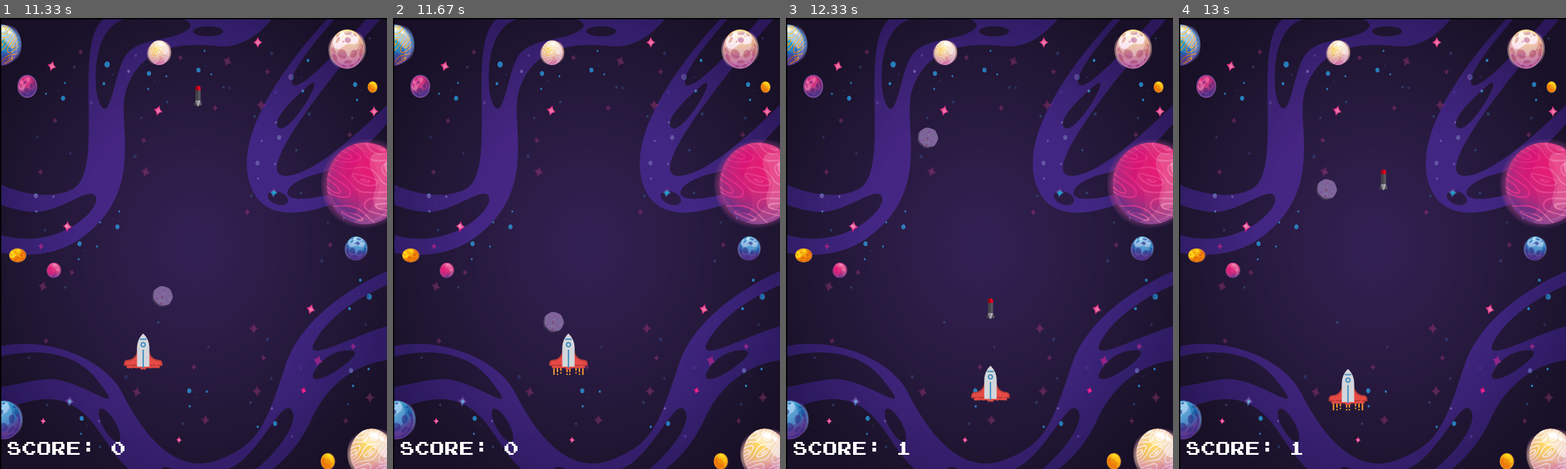
Above: before the commit, frames 1-4 (left to right).
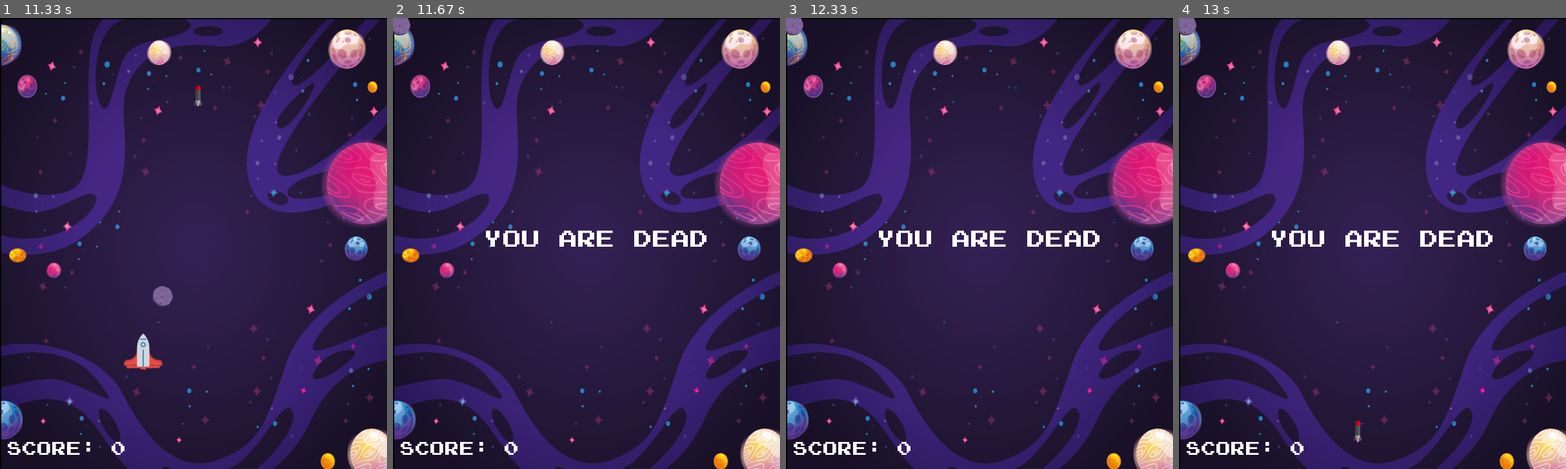
Above: after the commit, the same moments.

Repository: skanderborgi/SimpleGame-Pygame
Game: pygame game, started from main.py
The game is run twice, just before and just after one commit, with the same random seed, the same clock (stepped at 60 frames per second) and the same inputs.
Inputs:
- Up to frame 1 (11.33 s): hold Left 0.33-0.87 s; hold Down 0.9-1.2 s; tap Space at 0.97, 1.3, 1.6, 1.73, 2.13, 2.43, 2.8, 3.2, 3.5, 3.7, 4, 4.2, 4.53, 4.83, 5.03, 5.33, 5.6, 5.93, 6.23, 6.37, 6.77, 7.07, 7.43, 7.83, 8.13, 8.33, 8.63, 8.83, 9.17, 9.47, 9.67, 9.97, 10.23, 10.57, 10.87, 11 s; hold Left 1.23-1.63 s; hold Up 1.67-2.03 s; hold Right 2.07-2.7 s; hold Down 2.73-3.1 s; hold Left 3.13-3.6 s; hold Right 3.63-4.1 s; hold Up 4.13-4.43 s; hold Right 4.47-4.93 s; hold Left 4.97-5.5 s; hold Down 5.53-5.83 s; hold Left 5.87-6.27 s; hold Up 6.3-6.67 s; hold Right 6.7-7.33 s; hold Down 7.37-7.73 s; hold Left 7.77-8.23 s; hold Right 8.27-8.73 s; hold Up 8.77-9.07 s; hold Right 9.1-9.57 s; hold Left 9.6-10.13 s; hold Down 10.17-10.47 s; hold Left 10.5-10.9 s; hold Up 10.93-11.3 s
- Up to frame 2 (11.67 s): hold Right from 11.33 s (still down); tap Space at 11.4 s
- Up to frame 3 (12.33 s): tap Space at 11.7, 12.07 s; release Right at 11.97 s; hold Down from 12 s (still down)
- Up to frame 4 (13 s): release Down at 12.37 s; hold Left 12.4-12.87 s; tap Space at 12.47, 12.77, 12.97 s; hold Right from 12.9 s (still down)

Frame 1 is identical in both runs. In frame 2, 1.7% of the frame differs, in the area x 0-81%, y 0-80%; in frame 3, 1.7%; in frame 4, 1.8%, in the area x 0-81%, y 0-97%.

Commit message:
FirstLevel-ExplosionSound

Diff:
--- a/main.py
+++ b/main.py
@@ -7,7 +7,7 @@
 
 #Sound
 pygame.mixer.init()
-pygame.mixer.set_num_channels(2)
+pygame.mixer.set_num_channels(3)
 sound1 = pygame.mixer.Sound("bgmusic.ogg")
 
 
@@ -54,6 +54,34 @@
 def show_score(X,Y):
 	score=font.render("Score: "+str(Score),True,(255,255,255))
 	screen.blit(score,(X,Y))
+#Dead
+fontDead=pygame.font.Font("joystix monospace.TTF",35)
+DeadX=140
+DeadY=320
+Death=False
+#For the sound to be launched once
+DeathSound = pygame.mixer.Sound("Explosion.wav")
+def run_once(f):
+    def wrapper(*args, **kwargs):
+        if not wrapper.has_run:
+            wrapper.has_run = True
+            return f(*args, **kwargs)
+    wrapper.has_run = False
+    return wrapper
+@run_once
+def Explosion(DeathSound):
+	pygame.mixer.Channel(0).play(DeathSound)
+
+
+
+
+
+
+
+
+def show_Dead(X,Y):
+	dead=fontDead.render("You are Dead",True,(255,255,255))
+	screen.blit(dead,(X,Y))
 
 
 
@@ -152,6 +180,17 @@
 
 	except:
 		pass
+	#Dead
+	D2=math.sqrt(math.pow(Ennemy1X-playerX,2)+math.pow(Ennemy1Y-playerY,2))
+	if D2<=40 :
+		Death=True
+	if Death is True:
+		Explosion(DeathSound)
+		show_Dead(DeadX,DeadY)
+		Ennemy1Y=-5
+		Ennemy1X=-5
+		playerY=1000
+
 
 
 
Not shown, added: Explosion.wav
